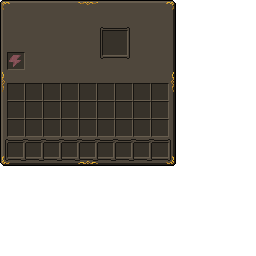
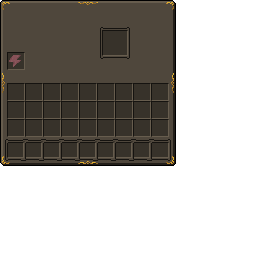
The second 256×256 image is a revision of the first. Changes to its layers:
removed layer "background" over (x1=2, y1=72, x2=174, y2=93)
renamed "slot_large_border.png" to "te_background.png", painted on it over (x1=2, y1=72, x2=174, y2=93)
